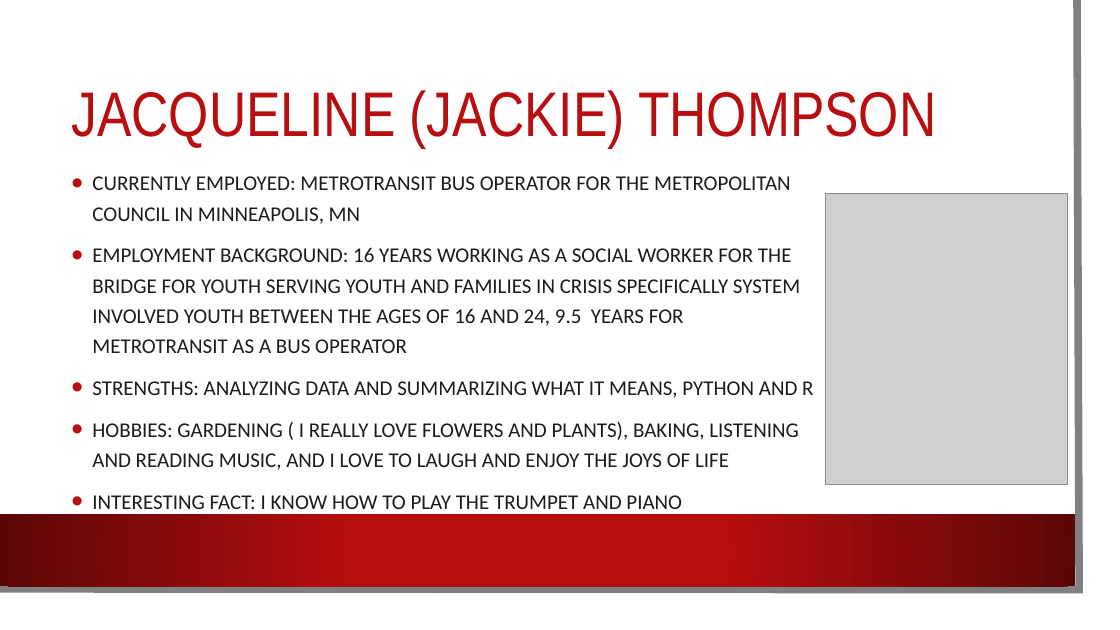
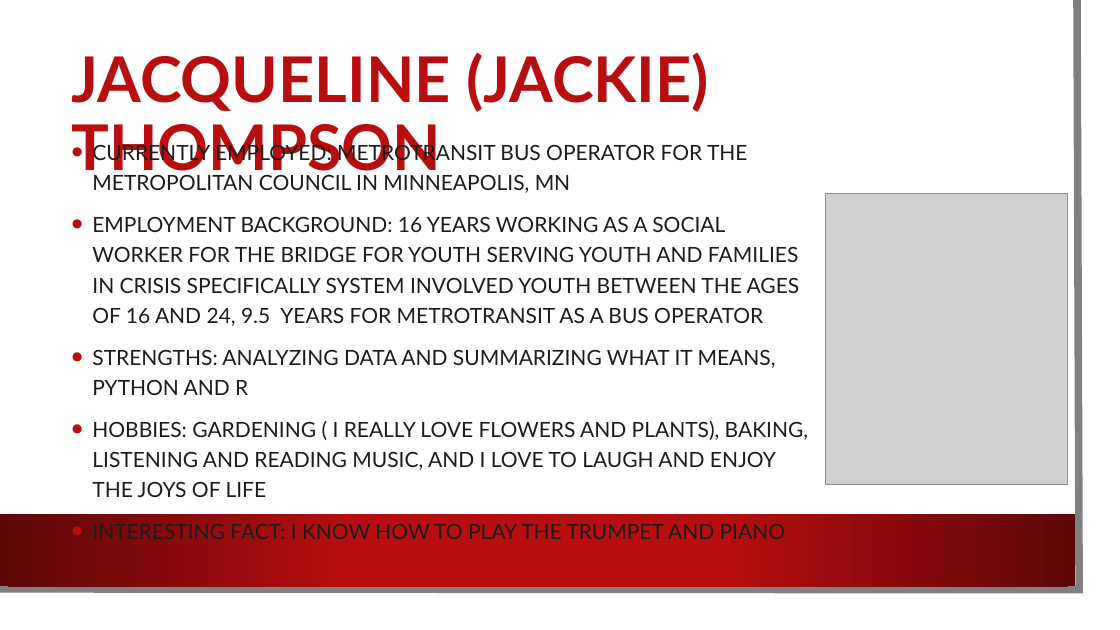
Before and after one commit to Team-Dynamite/Project-TNT, a slide deck: slide 4 of Media/Presentation (1).pptx. Drawn at 1120x630 pixels with LibreOffice and Linux fonts; fonts in the diff are those of the drawing; grey boxes stand for pictures; background and template pictures are left out. Boxes give left, top, right and bottom in pixels: in the first picture for what was removed or moved away, otherwise in the second. Text is boxed around its words. In the diff, an @@ line names an element or a change of style, - is before the commit and + after.

```diff
--- a/Media/Presentation (1).pptx
+++ b/Media/Presentation (1).pptx
@@ title "JACQUELINE (JACKIE) THOMPSON" at [71, 52, 709, 182]: font Arial Narrow to Lato, bold on @@
@@ text "CURRENTLY EMPLOYED: METROTRANSIT BUS OPERATOR ..." at [92, 142, 808, 539]: font Calibri to Lato @@
```
Also in this commit, not shown: 8 other slides changed, 5 slides added, 3 slides removed.
